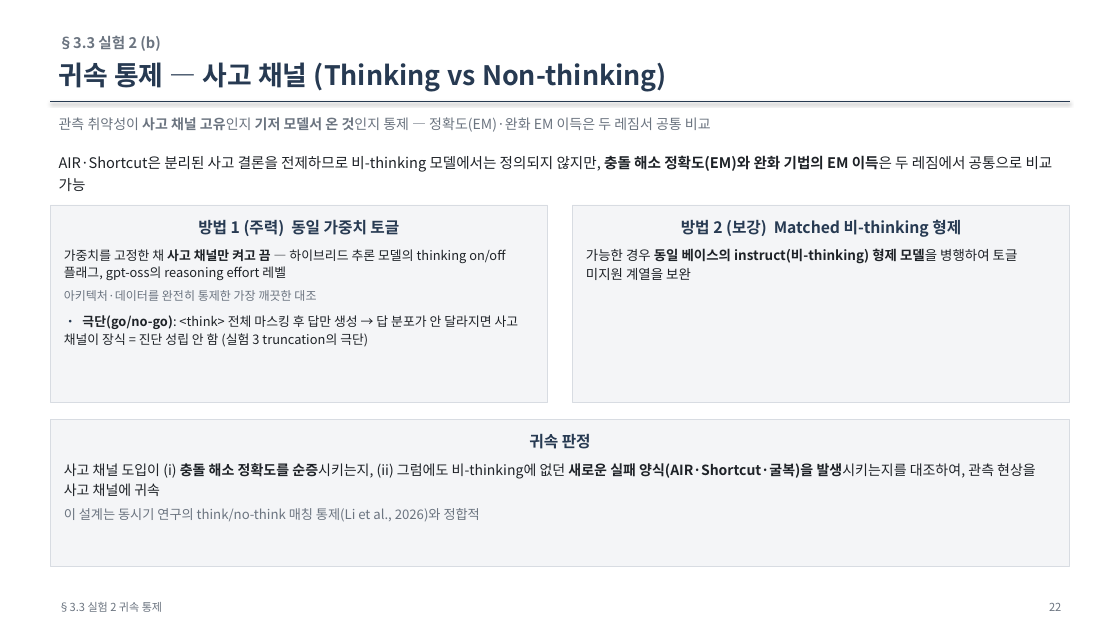
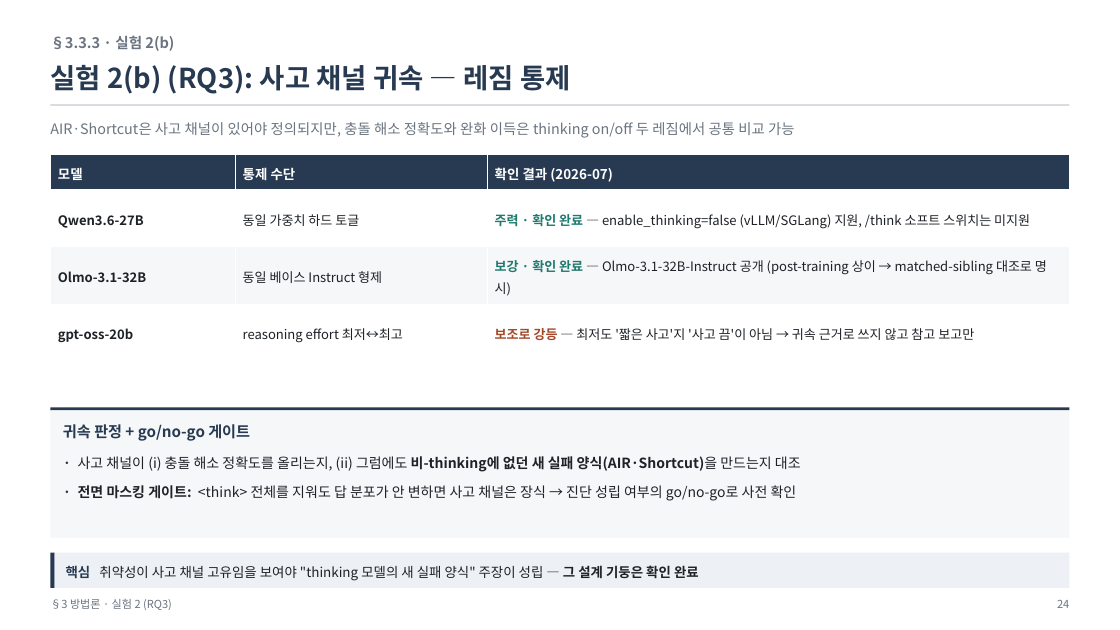
Before and after one commit to jin-ryu/temporal-conflict-qa, a slide deck: slide 24 of docs/ThinkConflict_연구보고.pptx (slide 22 before the commit). Drawn at 1120x630 pixels with LibreOffice and Linux fonts; fonts in the diff are those of the drawing. Boxes give left, top, right and bottom in pixels: in the first picture for what was removed or moved away, otherwise in the second. Text is boxed around its words. In the diff, an @@ line names an element or a change of style, - is before the commit and + after.

Commit message:
docs: 연구보고 PPT 전면 개편 — 논문 전개순 재배치(31장)+목차, 플랫 디자인+포인트컬러 2색, 데이터셋 JSON구조·가공 파이프라인·렌더링포맷 추가, AIR/LGR/HR 수식 Cambria 배너로 가시화, QACC 3번째 데이터셋 반영, 여정 2장 전면화

```diff
--- a/docs/ThinkConflict_연구보고.pptx
+++ b/docs/ThinkConflict_연구보고.pptx
@@ text at <box>50,36,174,51</box>: text changed @@
-§3.3 실험 2 (b)
+§3.3.3 · 실험 2(b)
@@ text at <box>50,65,570,94</box>: text changed; size 23 to 23.5 pt @@
-귀속 통제 — 사고 채널 (Thinking vs Non-thinking)
+실험 2(b) (RQ3): 사고 채널 귀속 — 레짐 통제
@@ line removed from (50, 102) to (1070, 102) @@
@@ rectangle added at <box>50,104,1070,106</box>, fill #D8DCE1 @@
@@ text removed at <box>59,117,711,132</box> @@
-관측 취약성이 사고 채널 고유인지 기저 모델서 온 것인지 통제 — 정확도(EM)·완화 EM 이득은 두 레짐서 공통 비교
@@ text at <box>50,122,794,138</box>: text changed; size 12.5 to 12.3 pt; text colour #1E2227 to #6B7480 @@
-AIR·Shortcut은 분리된 사고 결론을 전제하므로 비-thinking 모델에서는 정의되지 않지만, 충돌 해소 정확도(EM)와 완화 기법의 EM 이득은 두 레짐에서 공통으로 비교 가능
+AIR·Shortcut은 사고 채널이 있어야 정의되지만, 충돌 해소 정확도와 완화 이득은 thinking on/off 두 레짐에서 공통 비교 가능
@@ table added at <box>50,155,1070,361</box>, 4 rows, 3 columns @@
+모델 | 통제 수단 | 확인 결과 (2026-07)
+Qwen3.6-27B | 동일 가중치 하드 토글 | 주력 · 확인 완료 — enable_thinking=false (vLLM/SGLang) 지원, /think 소프트 스위치는 미지원
+Olmo-3.1-32B | 동일 베이스 Instruct 형제 | 보강 · 확인 완료 — Olmo-3.1-32B-Instruct 공개 (post-training 상이 → matched-sibling 대조로 명시)
+gpt-oss-20b | reasoning effort 최저↔최고 | 보조로 강등 — 최저도 '짧은 사고'지 '사고 끔'이 아님 → 귀속 근거로 쓰지 않고 참고 보고만
@@ rectangle removed at <box>50,205,548,402</box> @@
-방법 1 (주력) 동일 가중치 토글
-가중치를 고정한 채 사고 채널만 켜고 끔 — 하이브리드 추론 모델의 thinking on/off 플래그, gpt-oss의 reasoning effort 레벨
-아키텍처·데이터를 완전히 통제한 가장 깨끗한 대조
-• 극단(go/no-go): <think> 전체 마스킹 후 답만 생성 → 답 분포가 안 달라지면 사고 채널이 장식 = 진단 성립 안 함 (실험 3 truncation의 극단)
@@ rectangle removed at <box>573,205,1070,402</box> @@
-방법 2 (보강) Matched 비-thinking 형제
-가능한 경우 동일 베이스의 instruct(비-thinking) 형제 모델을 병행하여 토글 미지원 계열을 보완
@@ rectangle "귀속 판정 + go/no-go 게이트": place and size @@
-rectangle "귀속 판정 + go/no-go 게이트" at <box>50,419,1070,566</box>
+rectangle "귀속 판정 + go/no-go 게이트" at <box>50,411,1070,538</box>
@@ rectangle "귀속 판정 + go/no-go 게이트" at <box>50,411,1070,538</box>: fill #F4F5F7 to #F6F7F9; outline #D8DCE2 0.75 pt to none @@
@@ rectangle added at <box>50,408,1070,411</box>, fill #273A52 @@
@@ text in rectangle at <box>63,424,801,501</box>: text changed @@
-귀속 판정
-사고 채널 도입이 (i) 충돌 해소 정확도를 순증시키는지, (ii) 그럼에도 비-thinking에 없던 새로운 실패 양식(AIR·Shortcut·굴복)을 발생시키는지를 대조하여, 관측 현상을 사고 채널에 귀속
-이 설계는 동시기 연구의 think/no-think 매칭 통제(Li et al., 2026)와 정합적
+귀속 판정 + go/no-go 게이트
+· 사고 채널이 (i) 충돌 해소 정확도를 올리는지, (ii) 그럼에도 비-thinking에 없던 새 실패 양식(AIR·Shortcut)을 만드는지 대조
+· 전면 마스킹 게이트: <think> 전체를 지워도 답 분포가 안 변하면 사고 채널은 장식 → 진단 성립 여부의 go/no-go로 사전 확인
@@ rectangle added at <box>50,553,55,588</box>, fill #273A52 @@
@@ rectangle added at <box>55,553,1070,588</box>, fill #EDF0F4, 11.5 pt, text #1E2227 @@
+핵심 취약성이 사고 채널 고유임을 보여야 "thinking 모델의 새 실패 양식" 주장이 성립 — 그 설계 기둥은 확인 완료
@@ text at <box>50,599,172,610</box>: text changed @@
-§3.3 실험 2 귀속 통제
+§3 방법론 · 실험 2 (RQ3)
@@ text removed at <box>1049,603,1061,611</box> @@
-22
@@ text added at <box>1057,600,1069,608</box>, 9.5 pt, text #6B7480 @@
+24
```
Also in this commit, not shown: 3 other slides changed, 27 slides added, 23 slides removed.
